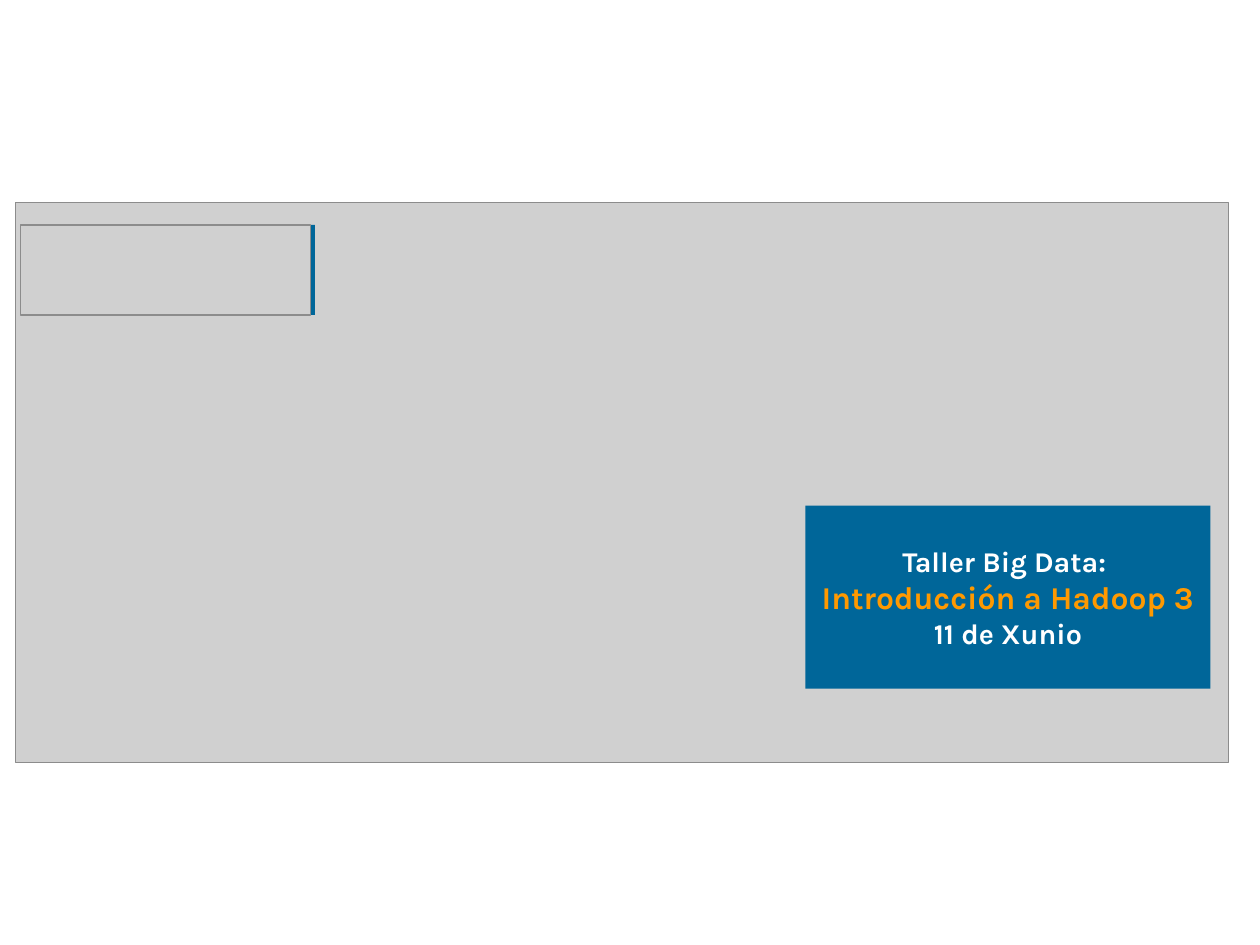
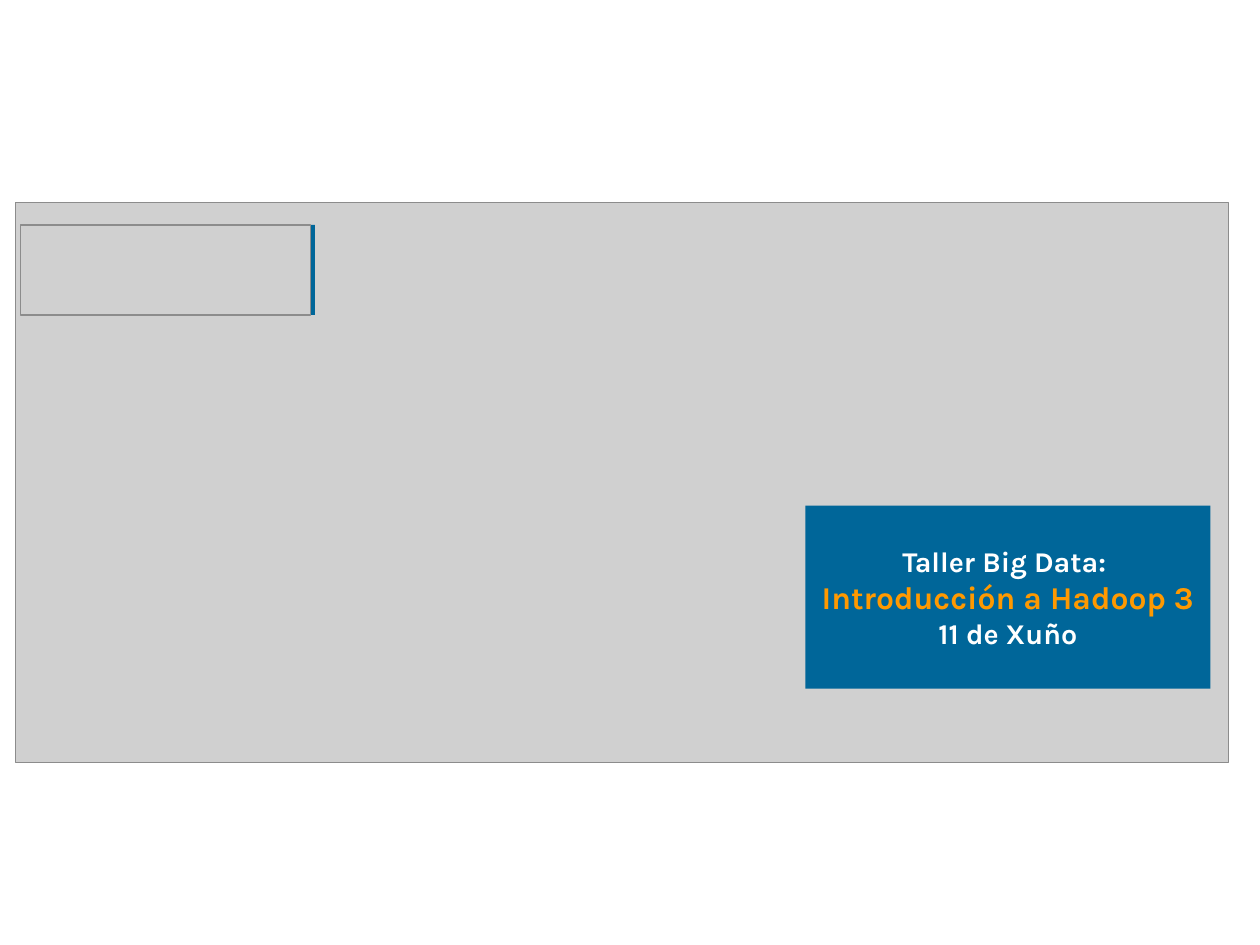
Before and after one commit to javicacheiro/workshop-bigdata, a slide deck: slide 1 of logistica_y_contenidos.odp. Drawn at 1260x945 pixels with LibreOffice and Linux fonts; fonts in the diff are those of the drawing; grey boxes stand for pictures; background and template pictures are left out. Boxes give left, top, right and bottom in pixels: in the first picture for what was removed or moved away, otherwise in the second. Text is boxed around its words. In the diff, an @@ line names an element or a change of style, - is before the commit and + after.

```diff
--- a/logistica_y_contenidos.odp
+++ b/logistica_y_contenidos.odp
@@ title at (822,551,1194,645): text changed @@
-Taller Big Data:
-Introducción a Hadoop 3
-11 de Xunio
+Taller Big Data:
+Introducción a Hadoop 3
+11 de Xuño
```
Also in this commit, not shown: 1 other file.
